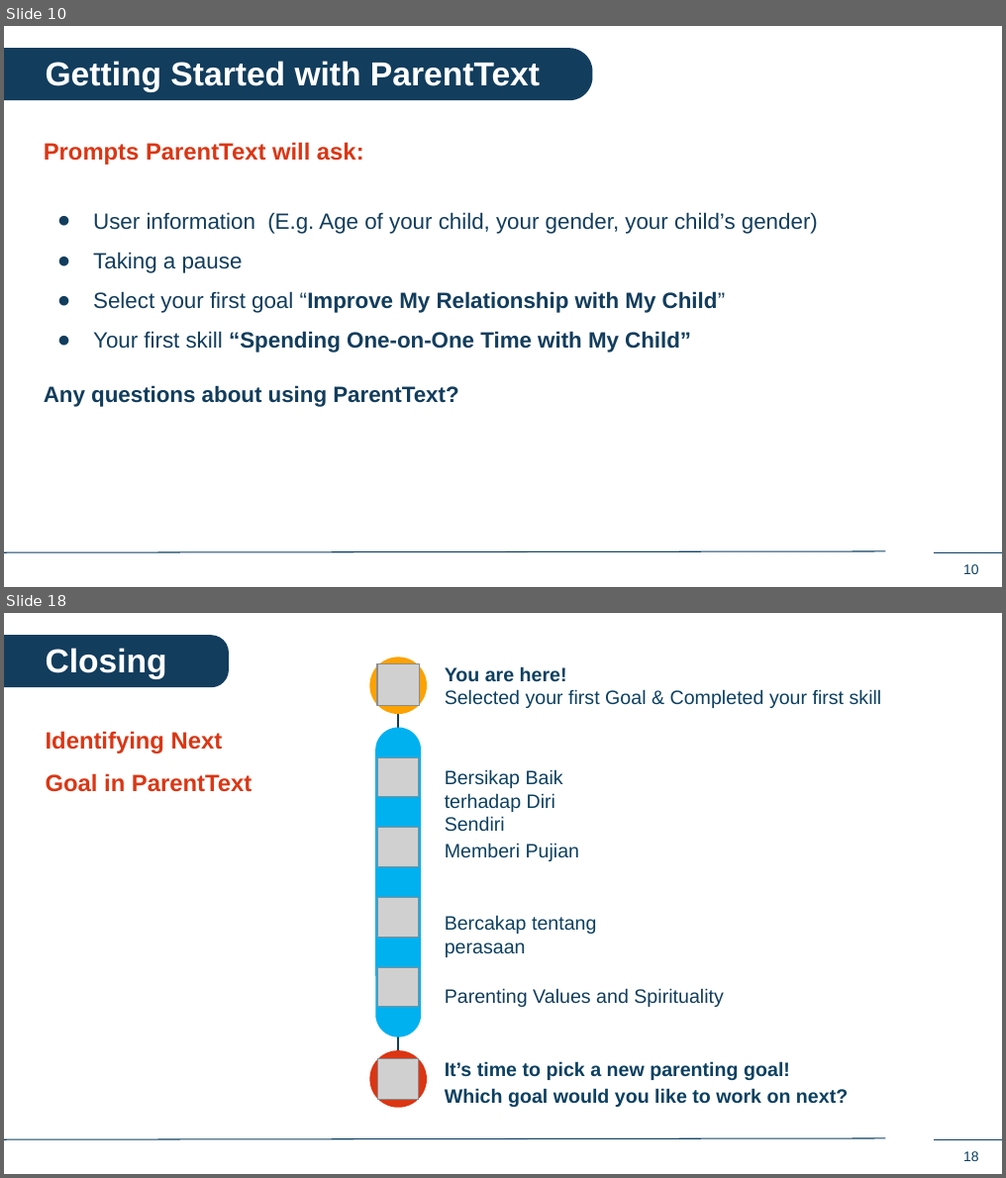
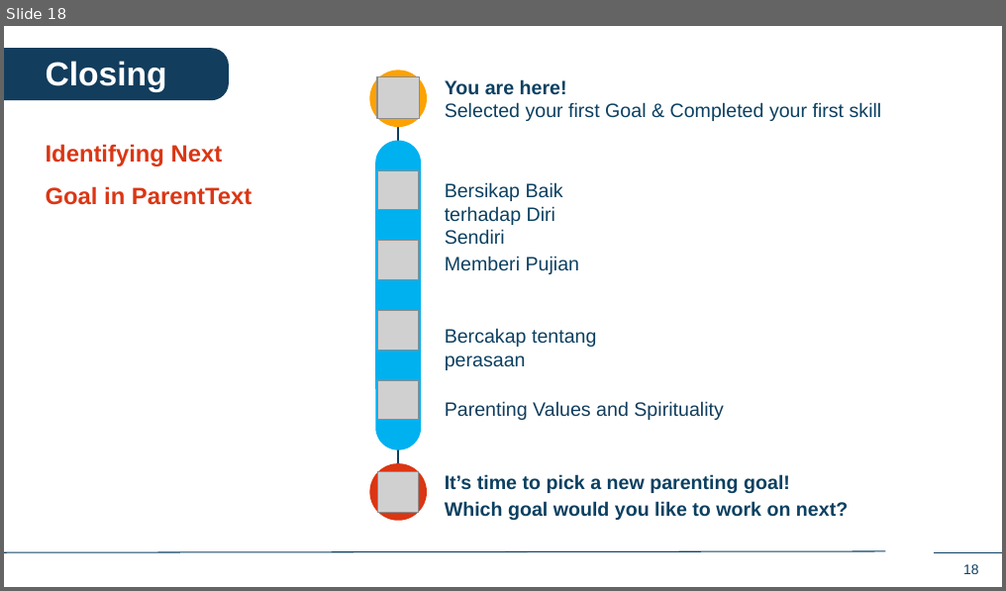
Before and after one commit to IDEMSInternational/plh-digital-content, a slide deck: translations/facilitator_app_malaysia/ms/ms_in_person_sessions.pptx. Shown one above the other, each under a label of ours: slides 10 and 18 before the commit, slide 18 after it; the slides between them are not shown. The pictures are 1006x1178 and 1006x591 pixels, drawn with LibreOffice and Linux fonts; fonts in the diff are those of the drawing; grey boxes stand for pictures; background and template pictures are left out. Boxes give left, top, right and bottom in pixels: in the first picture for what was removed or moved away, otherwise in the second. Text is boxed around its words. In the diff, an @@ line names an element or a change of style, - is before the commit and + after.

```diff
--- a/translations/facilitator_app_malaysia/ms/ms_in_person_sessions.pptx
+++ b/translations/facilitator_app_malaysia/ms/ms_in_person_sessions.pptx
@@ slide 10 removed at (4,26,1002,587), background #FFFFFF; not listed: 3 template elements that a slide beside it also shows @@
@@ round same rect removed at (5,48,593,100) @@
@@ text removed at (46,61,540,92) @@
-Getting Started with ParentText
@@ text removed at (44,142,818,407) @@
-Prompts ParentText will ask:
-● User information (E.g. Age of your child, your gender, your child’s gender)
-● Taking a pause
-● Select your first goal “Improve My Relationship with My Child”
-● Your first skill “Spending One-on-One Time with My Child”
-Any questions about using ParentText?
```
Also in this commit, not shown: 5 slides changed, 12 slides added, 11 other slides removed.
